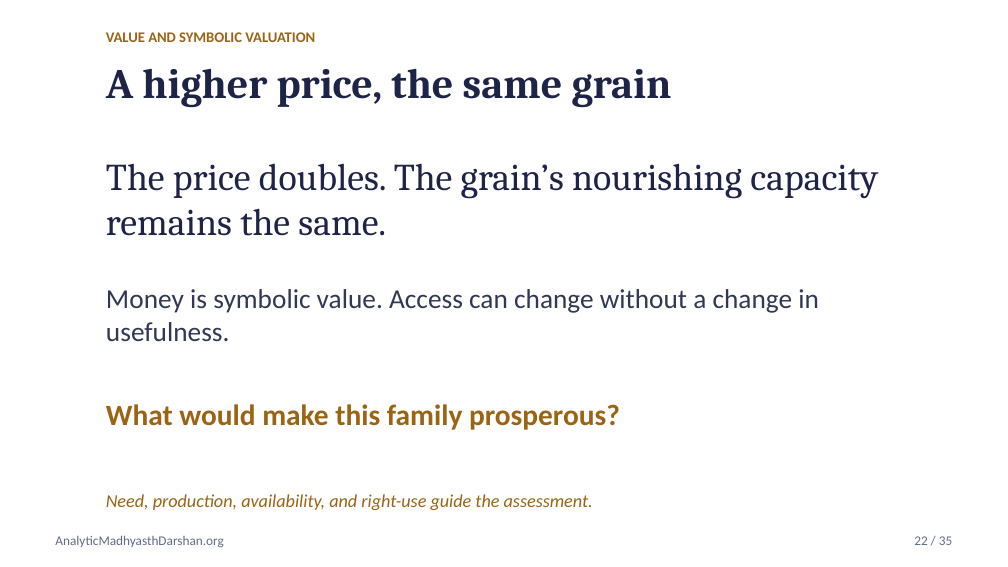
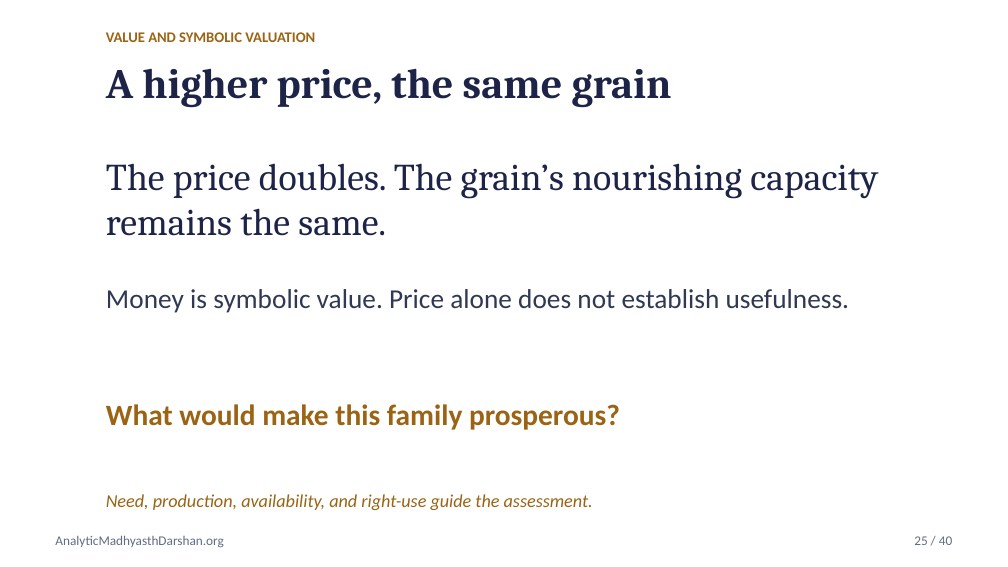
Before and after one commit to raghavamohan/AnalyticMadhyasthDarshan, a slide deck: slide 25 of Studies/Axiology-Value-Theory/Axiology-Value-Theory-Madhyasth-Darshan.pptx (slide 22 before the commit). Drawn at 1008x567 pixels with LibreOffice and Linux fonts; fonts in the diff are those of the drawing. Boxes give left, top, right and bottom in pixels: in the first picture for what was removed or moved away, otherwise in the second. Text is boxed around its words. In the diff, an @@ line names an element or a change of style, - is before the commit and + after.

Commit message:
Expand axiology's qualitative value framework and teaching deck

```diff
--- a/Studies/Axiology-Value-Theory/Axiology-Value-Theory-Madhyasth-Darshan.pptx
+++ b/Studies/Axiology-Value-Theory/Axiology-Value-Theory-Madhyasth-Darshan.pptx
@@ text at [106, 289, 850, 313]: text changed @@
-Money is symbolic value. Access can change without a change in usefulness.
+Money is symbolic value. Price alone does not establish usefulness.
@@ text at [914, 536, 952, 545]: text changed @@
-22 / 35
+25 / 40
```
Also in this commit, not shown: 34 other slides changed, 5 slides added, 12 other files.
